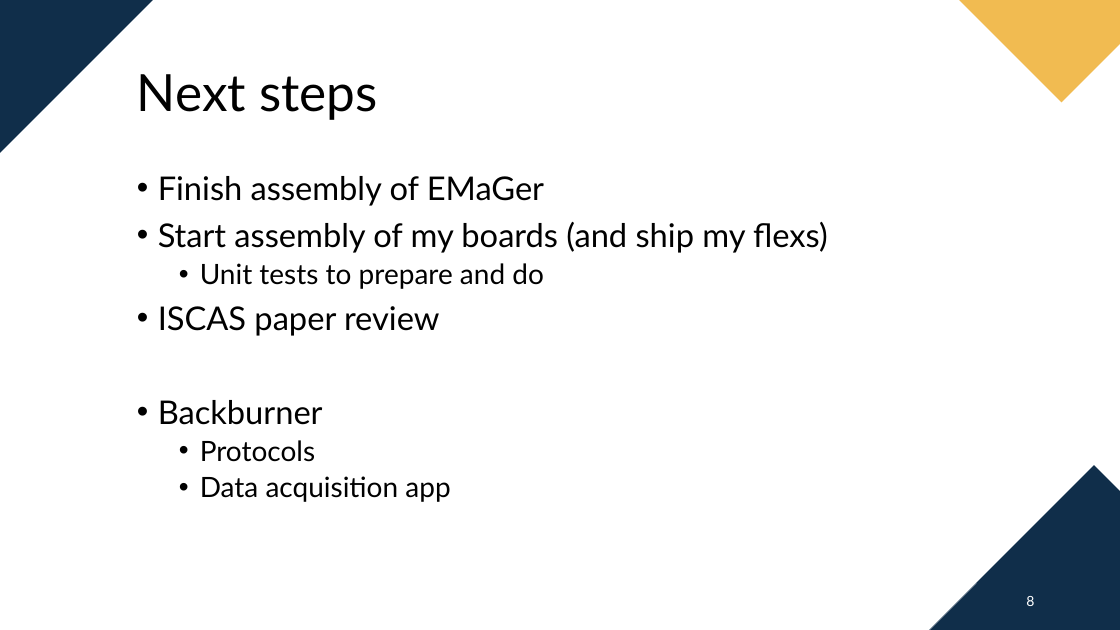
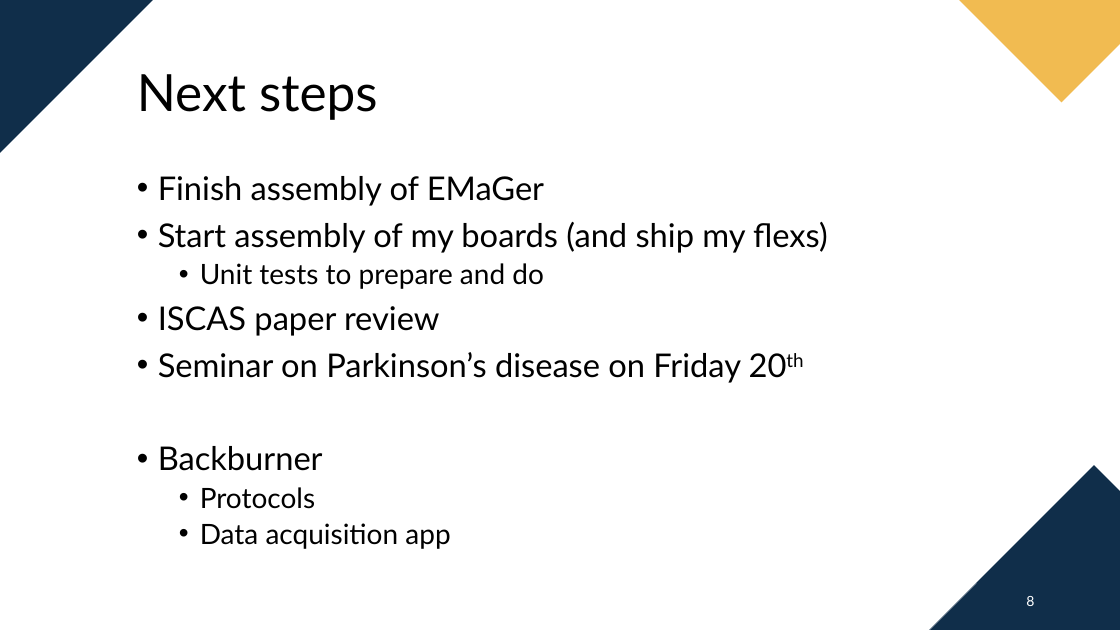
Before and after one commit to OLBER54/UHDEMG, a slide deck: slide 8 of Presentations/Progess Meetings/2026-11-06.pptx. Drawn at 1120x630 pixels with LibreOffice and Linux fonts; fonts in the diff are those of the drawing; background and template pictures are left out. Boxes give left, top, right and bottom in pixels: in the first picture for what was removed or moved away, otherwise in the second. Text is boxed around its words. In the diff, an @@ line names an element or a change of style, - is before the commit and + after.

Commit message:
Last version of progress meeting made

```diff
--- a/Presentations/Progess Meetings/2026-11-06.pptx
+++ b/Presentations/Progess Meetings/2026-11-06.pptx
@@ text at bbox=[158, 352, 741, 383]: paragraph added @@
+• Seminar on Parkinson’s disease on Friday 20th
```
